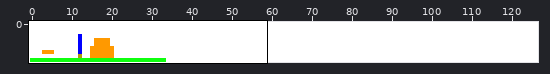
Sprite sheet: levels/levels/l-1.png. Above, an overview of the earlier version with the close-up marked.
Close-up. Earlier state:
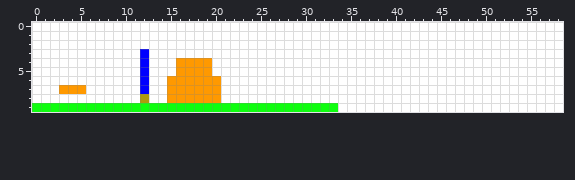
The file is 127x10 pixels. Colours within 5 levels of each other are drawn and written as one. Shown: x 0..58, y 0..9.
Now the later version:
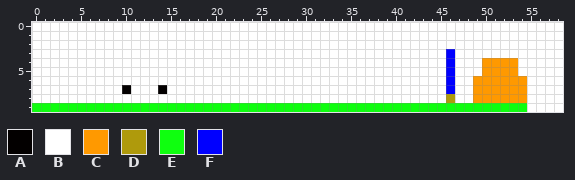
Palette (. is transparent): A #030000  B #ffffff  C #ff9900  D #af9a0c  E #0fff0f  F #0000ff
What changed:
{"y":3,"x":12,"old":"F","new":"B"}
{"y":3,"x":46,"old":"B","new":"F"}
{"y":4,"x":12,"old":"F","new":"B"}
{"y":4,"x":16,"old":"CCCC","new":"BBBB"}
{"y":4,"x":46,"old":"B","new":"F"}
{"y":4,"x":50,"old":"BBBB","new":"CCCC"}
{"y":5,"x":12,"old":"F","new":"B"}
{"y":5,"x":16,"old":"CCCC","new":"BBBB"}
{"y":5,"x":46,"old":"B","new":"F"}
{"y":5,"x":50,"old":"BBBB","new":"CCCC"}
{"y":6,"x":12,"old":"F","new":"B"}
{"y":6,"x":15,"old":"CCCCCC","new":"BBBBBB"}
{"y":6,"x":46,"old":"B","new":"F"}
{"y":6,"x":49,"old":"BBBBBB","new":"CCCCCC"}
{"y":7,"x":3,"old":"CCC","new":"BBB"}
{"y":7,"x":10,"old":"B","new":"A"}
{"y":7,"x":12,"old":"F","new":"B"}
{"y":7,"x":14,"old":"BCCCCCC","new":"ABBBBBB"}
{"y":7,"x":46,"old":"B","new":"F"}
{"y":7,"x":49,"old":"BBBBBB","new":"CCCCCC"}
{"y":8,"x":12,"old":"D","new":"B"}
{"y":8,"x":15,"old":"CCCCCC","new":"BBBBBB"}
{"y":8,"x":46,"old":"B","new":"D"}
{"y":8,"x":49,"old":"BBBBBB","new":"CCCCCC"}
{"y":9,"x":34,"old":"BBBBBBBBBBBBBBBBBBBBB","new":"EEEEEEEEEEEEEEEEEEEEE"}
{"label":"changed","picture_box":[122,49,221,103]}
{"label":"changed","picture_box":[338,49,527,112]}
{"label":"changed","picture_box":[59,85,86,94]}
